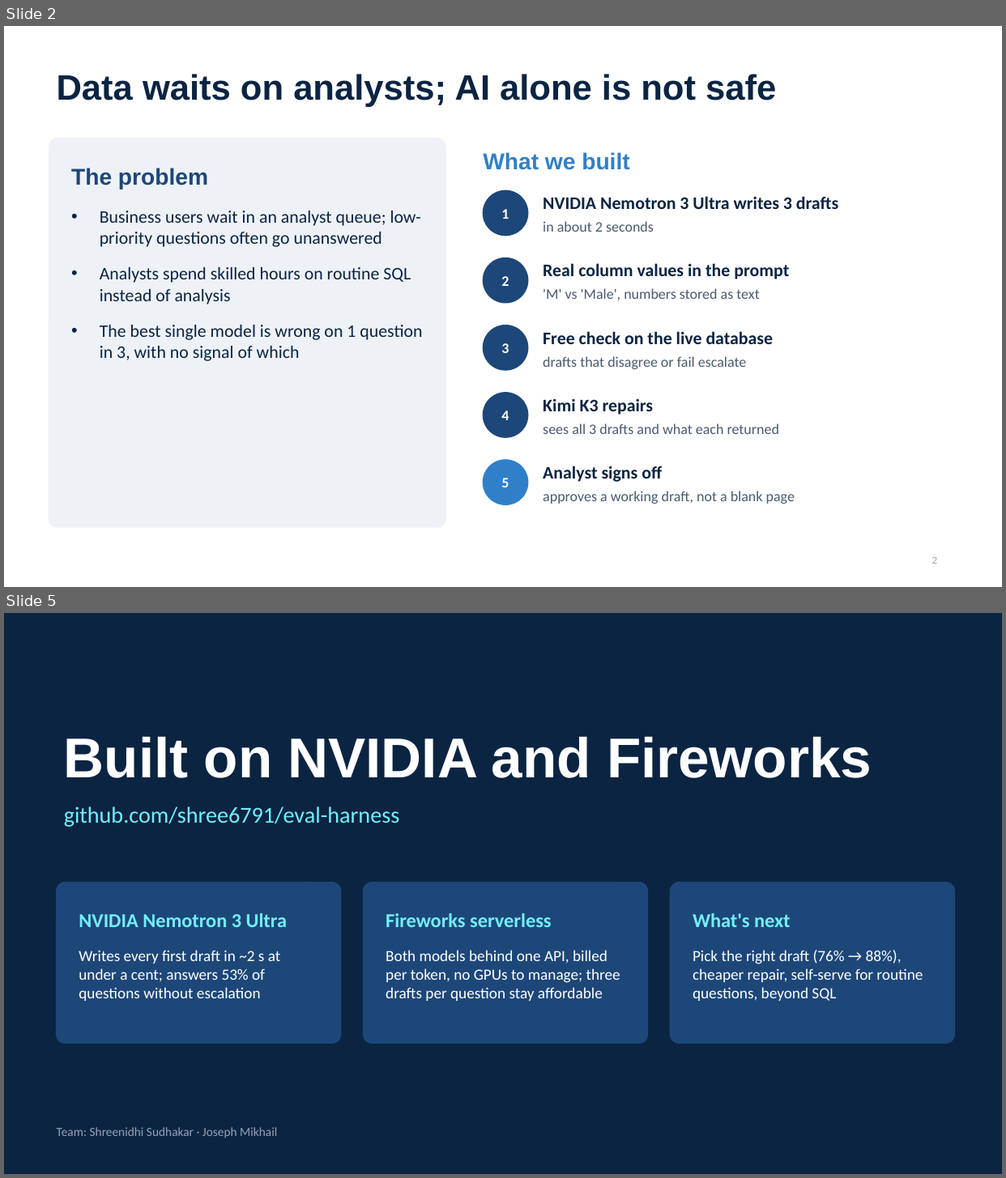
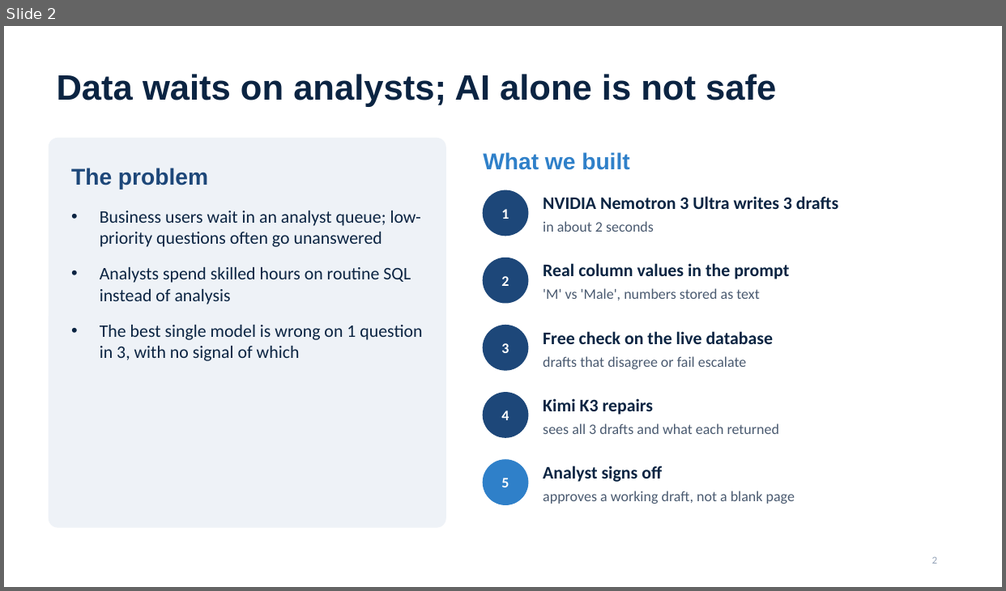
Before and after one commit to shree6791/eval-harness, a slide deck: presentation/Countersign.pptx. Shown one above the other, each under a label of ours: slides 2 and 5 before the commit, slide 2 after it; the slides between them are not shown. The pictures are 1006x1178 and 1006x591 pixels, drawn with LibreOffice and Linux fonts; fonts in the diff are those of the drawing. Boxes give left, top, right and bottom in pixels: in the first picture for what was removed or moved away, otherwise in the second. Text is boxed around its words. In the diff, an @@ line names an element or a change of style, - is before the commit and + after.

```diff
--- a/presentation/Countersign.pptx
+++ b/presentation/Countersign.pptx
@@ slide 5 removed at (4, 613, 1002, 1174), background #0B2442 @@
@@ title removed at (64, 736, 872, 778) @@
-Built on NVIDIA and Fireworks
@@ text removed at (64, 807, 400, 827) @@
-github.com/shree6791/eval-harness
@@ rounded rectangle removed at (57, 883, 341, 1043) @@
@@ rounded rectangle removed at (364, 883, 648, 1043) @@
@@ rounded rectangle removed at (671, 883, 955, 1043) @@
@@ text removed at (79, 914, 287, 927) @@
-NVIDIA Nemotron 3 Ultra
@@ text removed at (386, 914, 552, 927) @@
-Fireworks serverless
@@ text removed at (692, 914, 791, 927) @@
-What's next
@@ text removed at (79, 950, 280, 1001) @@
-Writes every first draft in ~2 s at under a cent; answers 53% of questions without escalation
@@ text removed at (386, 950, 620, 1001) @@
-Both models behind one API, billed per token, no GPUs to manage; three drafts per question stay affordable
@@ text removed at (692, 950, 923, 1001) @@
-Pick the right draft (76% → 88%), cheaper repair, self-serve for routine questions, beyond SQL
@@ text removed at (57, 1127, 277, 1139) @@
-Team: Shreenidhi Sudhakar · Joseph Mikhail
```
Also in this commit, not shown: 2 slides changed, 1 slide added, 2 other files.
